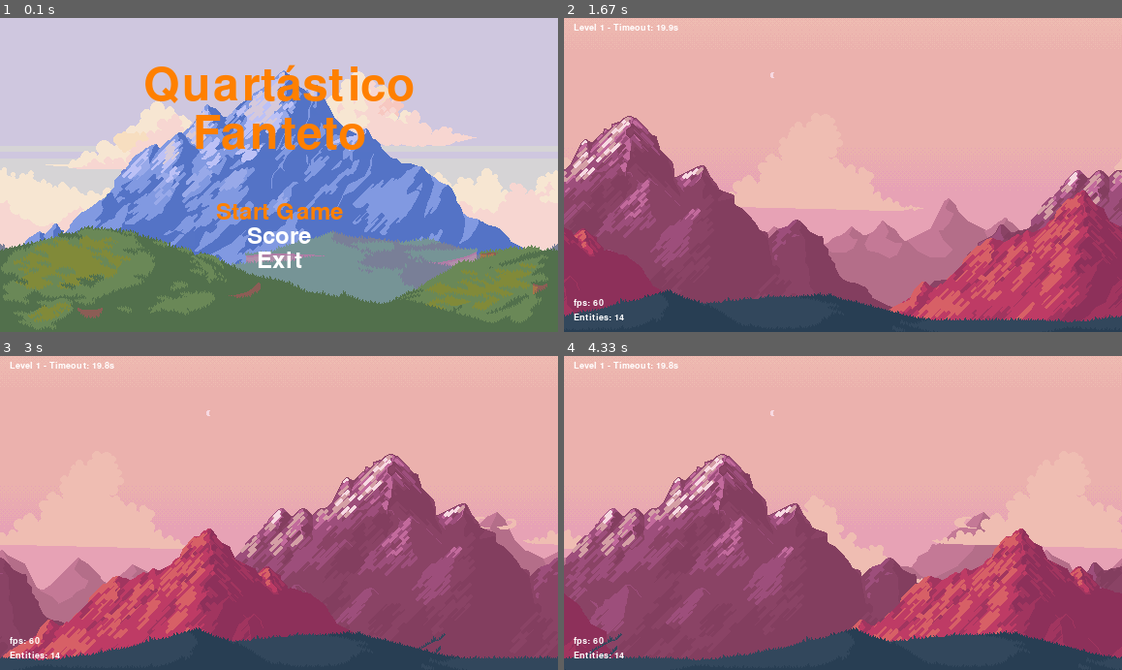
Above: before the commit, frames 1-4 (two rows, left to right).
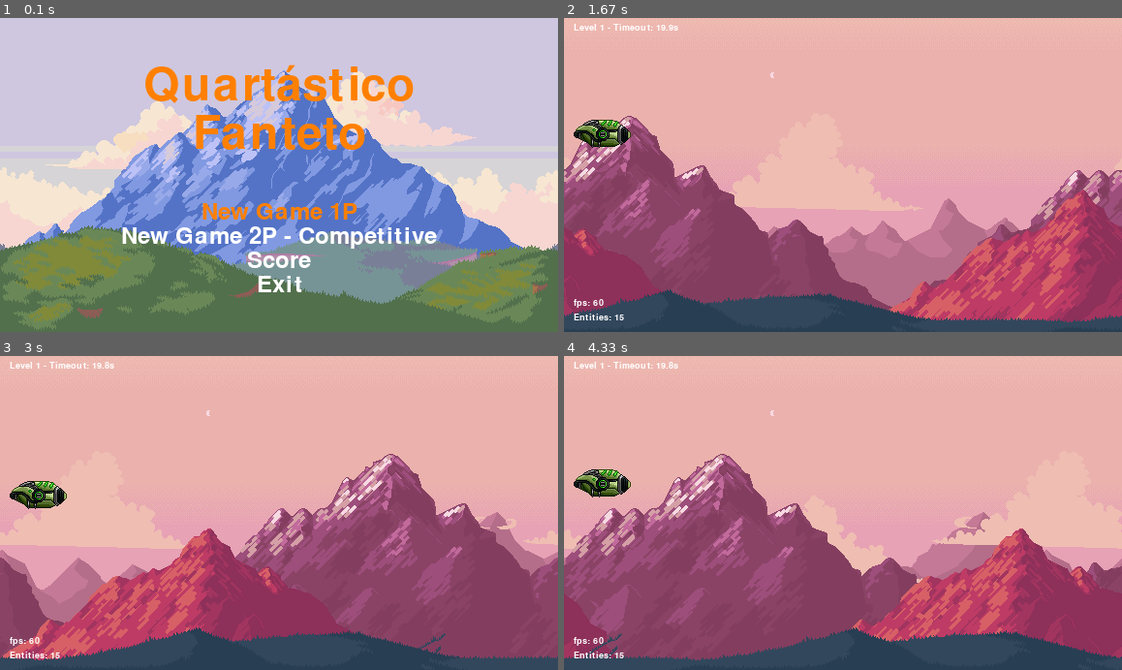
Above: after the commit, the same moments.

Repository: JoaoNahid/PyGame
Game: pygame game, started from main.py
Same seed, same stepped clock (60 frames per second), same inputs: the game is played once before the commit and once after it.
Inputs:
- Up to frame 1 (0.1 s): no input
- Up to frame 2 (1.67 s): tap Enter at 0.33 s; hold W 0.67-1.13 s; hold S 1.17-1.47 s; hold W from 1.5 s (still down)
- Up to frame 3 (3 s): release W at 1.87 s; hold S 1.9-2.27 s; hold W 2.3-2.6 s; hold S 2.63-2.93 s; hold W from 2.97 s (still down)
- Up to frame 4 (4.33 s): release W at 3.33 s; hold S 3.37-3.73 s; hold W 3.77-4.07 s; hold S from 4.1 s (still down)

The runs differ from the first frame. In frame 1, 2.9% of the frame differs, in the area x 21-79%, y 58-88%; in frame 2, 0.7%; in frame 3, 0.7%; in frame 4, 0.7%.

Commit message:
:sparkles: Feature: Create Players

Diff:
--- a/code/Background.py
+++ b/code/Background.py
@@ -8,7 +8,7 @@
         super().__init__(name, position, speed)
         pass
 
-    def move(self):
+    def move(self, two_players: bool = False):
         self.rect.centerx -= self.speed
         if self.rect.right <= 0:
             self.rect.left = WIN_WIDTH
--- a/code/Const.py
+++ b/code/Const.py
@@ -8,6 +8,9 @@
 
 # Speed
 ENTITY_SPEED = {
+    # Player
+    'Player1': 3,
+    'Player2': 3,
     # Level 1
     'Level1Bg0': 0,
     'Level1Bg1': 1,
--- a/code/Entity.py
+++ b/code/Entity.py
@@ -12,5 +12,5 @@
         self.speed = speed
 
     @abstractmethod #decorator
-    def move(self):
+    def move(self, two_players: bool = False):
         pass
--- a/code/EntityFactory.py
+++ b/code/EntityFactory.py
@@ -1,5 +1,6 @@
 from code.Background import Background
-from code.Const import WIN_WIDTH, ENTITY_SPEED
+from code.Const import WIN_WIDTH, ENTITY_SPEED, WIN_HEIGHT
+from code.Player import Player
 
 
 class EntityFactory:
@@ -13,3 +14,7 @@
                     list_bg.append(Background(f'Level1Bg{i}', (0,0), ENTITY_SPEED[f'Level1Bg{i}']))
                     list_bg.append(Background(f'Level1Bg{i}', (WIN_WIDTH,0), ENTITY_SPEED[f'Level1Bg{i}']))
                 return list_bg
+            case 'Player1':
+                return Player('Player1', (10, WIN_HEIGHT / 2), 1)
+            case 'Player2':
+                return Player('Player2', (10, WIN_HEIGHT * 0.75), 1, keyboard=2)
--- a/code/Game.py
+++ b/code/Game.py
@@ -19,8 +19,11 @@
             self.action = menu.run()
 
             match self.action.lower():
-                case 'start game':
-                    level = Level(self.window, 'Level 1', 1)
+                case 'new game 1p':
+                    level = Level(self.window, 'Level 1', '1P')
+                    level.run()
+                case 'new game 2p - competitive':
+                    level = Level(self.window, 'Level 1', '2P')
                     level.run()
                 case 'exit':
                     self.quit()
--- a/code/Level.py
+++ b/code/Level.py
@@ -17,6 +17,9 @@
         self.game_mode = game_mode
         self.entity_list: list[Entity] = []
         self.entity_list.extend(EntityFactory.get_entity('Level1Bg'))
+        self.entity_list.append(EntityFactory.get_entity('Player1'))
+        if game_mode == '2P':
+            self.entity_list.append(EntityFactory.get_entity('Player2'))
         self.timeout = 20000 # 20 segundos
 
     def run(self):
@@ -25,7 +28,7 @@
             clock.tick(60)
             for ent in self.entity_list:
                 self.window.blit(source=ent.surf, dest=ent.rect)
-                ent.move()
+                ent.move(self.game_mode == '2P')
 
             for event in pygame.event.get():
                 # Close window
--- a/code/Menu.py
+++ b/code/Menu.py
@@ -13,7 +13,7 @@
         self.surf = pygame.image.load('./assets/images/MenuBg.png').convert_alpha()
         self.rect = self.surf.get_rect(left=0, top=0)
 
-        self.menu_options = ('Start Game', 'Score', 'Exit' )
+        self.menu_options = ('New Game 1P', 'New Game 2P - Competitive', 'Score', 'Exit' )
 
     def run(self) -> str:
         while True:
--- a/code/Player.py
+++ b/code/Player.py
@@ -1,11 +1,37 @@
+import pygame.key
 
-class Level:
+from code.Const import ENTITY_SPEED, WIN_HEIGHT, WIN_WIDTH
+from code.Entity import Entity
 
-    def __init__(self):
-        self.window = None
-        self.name = None
-        self.entity_list = None
-        self.entity_list = None
 
-    def run(selfself, ):
+class Player(Entity):
+
+    def __init__(self, name: str, position: tuple = (0,0), speed: int = 1, keyboard: int = 1):
+        super().__init__(name, position, speed)
+        self.keyboard = keyboard
+
+    def update(self, ):
         pass
+
+    def move(self, two_players: bool = False):
+        print(two_players)
+        pressed_key = pygame.key.get_pressed()
+        key_up = pygame.K_w if self.keyboard == 1 else pygame.K_UP
+        key_down = pygame.K_s if self.keyboard == 1 else pygame.K_DOWN
+        if pressed_key[key_up] and self.rect.top > 0:
+            self.rect.centery -= ENTITY_SPEED[self.name]
+
+        if pressed_key[key_down] and self.rect.bottom < WIN_HEIGHT:
+            self.rect.centery += ENTITY_SPEED[self.name]
+
+
+        if two_players == True:
+            pressed_key = pygame.key.get_pressed()
+            key_left = pygame.K_a if self.keyboard == 1 else pygame.K_LEFT
+            key_right = pygame.K_d if self.keyboard == 1 else pygame.K_RIGHT
+            if pressed_key[key_left] and self.rect.left > 0:
+                print('left')
+                self.rect.centerx -= ENTITY_SPEED[self.name]
+            if pressed_key[key_right] and self.rect.right < WIN_WIDTH:
+                print('right')
+                self.rect.centerx += ENTITY_SPEED[self.name]
